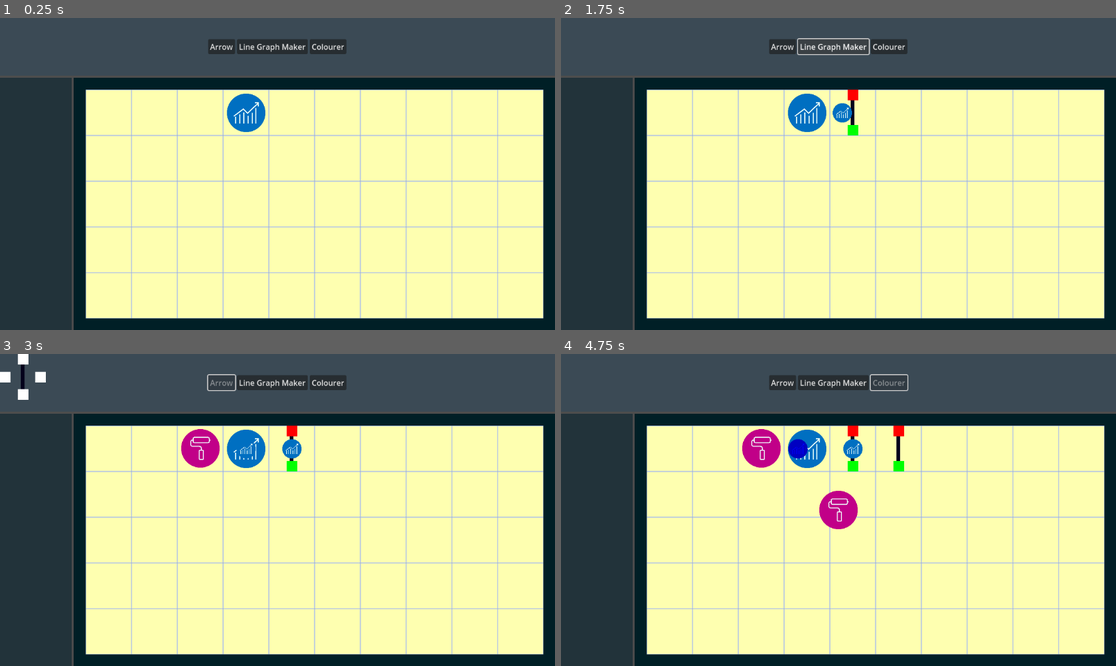
Above: before the commit, frames 1-4 (two rows, left to right).
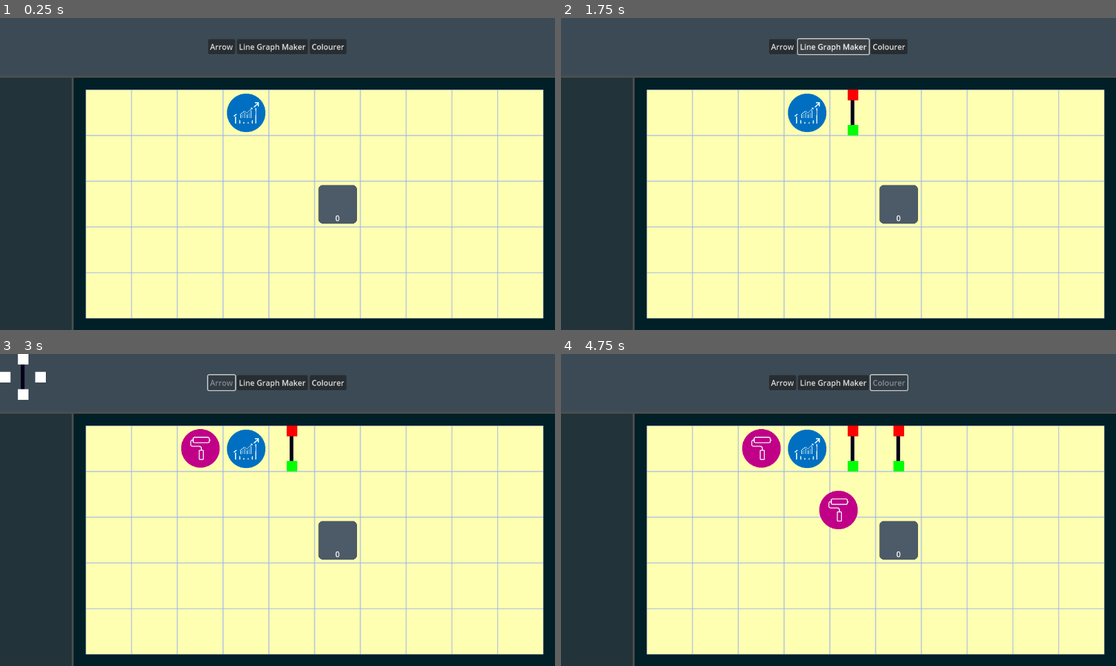
Above: after the commit, the same moments.

Repository: liamflannery/powerpoint_automation_game
Game: Godot game, scene res://scenes/main.tscn
Same seed, same stepped clock (60 frames per second), same inputs: the game is played once before the commit and once after it.
Inputs:
- Up to frame 1 (0.25 s): no input
- Up to frame 2 (1.75 s): click "Arrow" at 0.5 s; click "Line Graph Maker" at 1.25 s
- Up to frame 3 (3 s): click "Colourer" at 2 s; click "Arrow" at 2.75 s
- Up to frame 4 (4.75 s): click "Line Graph Maker" at 3.5 s; click "Colourer" at 4.25 s

The runs differ from the first frame. In frame 1, 0.9% of the frame differs, in the area x 42-65%, y 28-66%; in frame 2, 1.1%; in frame 3, 1.0%; in frame 4, 1.3%, in the area x 40-65%, y 27-66%.

Commit message:
fixed movemnt bugs

Diff:
--- a/scenes/elements/arrow.gd
+++ b/scenes/elements/arrow.gd
@@ -94,11 +94,11 @@
 		var tiles_feeding_into_this_tile : Array[Tile]
 		var tiles_recieving_from_this_tile : Array[Tile]
 		for i in adjacent_prediction.size():
-				if adjacent_prediction[i] and adjacent_prediction[i].element and adjacent_prediction[i].element is Arrow:
+				if adjacent_prediction[i] and adjacent_prediction[i].element:
 					if adjacent_prediction[i].element.sending_directions.front() == get_opposite_direction(i):
 						tiles_feeding_into_this_tile.append(adjacent_prediction[i])
 		for i in adjacent_prediction.size():
-				if adjacent_prediction[i] and adjacent_prediction[i].element and adjacent_prediction[i].element is Arrow:
+				if adjacent_prediction[i] and adjacent_prediction[i].element:
 					if adjacent_prediction[i].element.recieving_directions.front() == get_opposite_direction(i):
 						tiles_recieving_from_this_tile.append(adjacent_prediction[i])
 
--- a/scenes/elements/colourer.gd
+++ b/scenes/elements/colourer.gd
@@ -2,6 +2,7 @@
 class_name Colourer
 
 func activate_element():
-	if !resources.is_empty():
-		resources.front().set_colour(Color.BLUE)
+	element_activating = true
+	await get_tree().create_timer(2).timeout
+	if !queued_resources.is_empty(): queued_resources.back().set_colour(Color.BLUE)
 	super()
--- a/scenes/elements/element.gd
+++ b/scenes/elements/element.gd
@@ -2,8 +2,8 @@
 class_name Element
 signal placed
 @export var max_resources_stored : int = 1
-var resources : Array[GameResource]
-
+var queued_resources : Array[GameResource]
+var processed_resources : Array[GameResource]
 enum DIRECTION{
 	NORTH,
 	EAST,
@@ -60,6 +60,7 @@
 	placement_mode = false
 	placed.emit()
 
+
 var closest_tile : Tile
 func _input(event: InputEvent) -> void:
 	# Check if we're in placement mode (you'll need to define this condition based on your game state)
@@ -103,43 +104,73 @@
 	var rect = Rect2(global_position, size)
 	return rect.has_point(mouse_pos)
 
-
+var element_activating = false
 func activate_element():
-	var send_to : Array[Tile]
-	for facing_direction in sending_directions:
-		match facing_direction:
-			DIRECTION.NORTH:
-				if adjacent_tiles[0] and adjacent_tiles[0].element:
-					send_to.append(adjacent_tiles[0])
-			DIRECTION.EAST:
-				if adjacent_tiles[1] and adjacent_tiles[1].element:
-					send_to.append(adjacent_tiles[1])
-			DIRECTION.SOUTH:
-				if adjacent_tiles[2] and adjacent_tiles[2].element:
-					send_to.append(adjacent_tiles[2])
-			DIRECTION.WEST:
-				if adjacent_tiles[3] and adjacent_tiles[3].element:
-					send_to.append(adjacent_tiles[3])
-	for tile in send_to:
-		if tile and tile.element and tile.element.can_recieve_resource(self) and !resources.is_empty():
-			#if tile.element is not Arrow and self is not Arrow:
-				#continue
-			tile.element.send_resource(resources.pop_back())
-
-
-func send_resource(sent_resource : GameResource):
-	var movement_tween : Tween
+	element_activating = true
+	if !queued_resources.is_empty():
+		processed_resources.append(queued_resources.pop_back())
+	element_activating = false
+
+func _process(delta: float) -> void:
+
+
+	if !processed_resources.is_empty():
+		var send_to : Array[Tile]
+		for facing_direction in sending_directions:
+			match facing_direction:
+				DIRECTION.NORTH:
+					if adjacent_tiles[0] and adjacent_tiles[0].element and DIRECTION.SOUTH in adjacent_tiles[0].element.recieving_directions:
+						send_to.append(adjacent_tiles[0])
+				DIRECTION.EAST:
+					if adjacent_tiles[1] and adjacent_tiles[1].element and DIRECTION.WEST in adjacent_tiles[1].element.recieving_directions:
+						send_to.append(adjacent_tiles[1])
+				DIRECTION.SOUTH:
+					if adjacent_tiles[2] and adjacent_tiles[2].element and DIRECTION.NORTH in adjacent_tiles[2].element.recieving_directions:
+						send_to.append(adjacent_tiles[2])
+				DIRECTION.WEST:
+					if adjacent_tiles[3] and adjacent_tiles[3].element and DIRECTION.EAST in adjacent_tiles[3].element.recieving_directions:
+						send_to.append(adjacent_tiles[3])
+
+		for tile in send_to:
+			if tile and tile.element and tile.element.can_recieve_resource(self, processed_resources.back()) and !processed_resources.is_empty():
+				#if tile.element is not Arrow and self is not Arrow:
+					#continue
+				if tile.element.resource_sending:
+					continue
+				if !movement_tween or !movement_tween.is_running():
+					var sending_resource = processed_resources.back()
+					processed_resources.erase(sending_resource)
+					await tile.element.send_resource(sending_resource)
+
+	if _ready_to_activate():
+		await activate_element()
+
+func _ready_to_activate() -> bool:
+	return !queued_resources.is_empty() and !element_activating
+
+
+var movement_tween : Tween
+var resource_sending : bool = false
+func send_resource(sent_resource : GameResource, reactivate=true):
+	resource_sending = true
+	if movement_tween and movement_tween.is_running():
+		movement_tween.kill()
 	sent_resource.reparent(self)
-	resources.append(sent_resource)
 	movement_tween = create_tween()
 	movement_tween.tween_property(sent_resource, "global_position", global_position + size/2 - sent_resource.size/2, 0.3)
-
-func can_recieve_resource(sending_element : Element) -> bool:
+	queued_resources.append(sent_resource)
+	await movement_tween.finished
+	resource_sending = false
+
+func can_recieve_resource(sending_element : Element, sending_resource : GameResource=null) -> bool:
+	if sending_element is not Arrow and self is not Arrow:
+		return false
+
 	var direction_correct = false
 	for direction in recieving_directions:
 		if sending_element.sending_directions.map(func(dir): return get_opposite_direction(dir)).has(direction):
 			direction_correct = true
-	return resources.size() < max_resources_stored and direction_correct
+	return queued_resources.size() < max_resources_stored and processed_resources.size() < max_resources_stored and direction_correct
 
 
 var previous_directions : Array[Array]
--- a/scenes/elements/graph_producer.gd
+++ b/scenes/elements/graph_producer.gd
@@ -2,11 +2,17 @@
 class_name Producer
 @export var producing_resource : PackedScene
 
+func _ready() -> void:
+	activate_element()
 
 func activate_element():
+	element_activating = true
 	if !producing_resource: return
-	if resources.size() < max_resources_stored:
+	if queued_resources.size() < max_resources_stored:
 		var new_resource : GameResource = producing_resource.instantiate()
 		add_child(new_resource)
-		resources.append(new_resource)
+		queued_resources.append(new_resource)
 	super()
+
+func _ready_to_activate() -> bool:
+	return !element_activating and queued_resources.is_empty() and processed_resources.is_empty()
--- /dev/null
+++ b/scenes/elements/target.gd
@@ -0,0 +1,36 @@
+extends Element
+class_name Target
+@export var resource_counter : Label
+
+var target_resource : GameResource
+var counter : int = 0:
+	set(value):
+		counter = value
+		resource_counter.text = str(value)
+func _ready() -> void:
+	target_resource = GameResource.new()
+	target_resource.set_colour(Color.BLUE)
+
+func can_recieve_resource(sending_element : Element, sending_resource : GameResource=null) -> bool:
+	if !sending_element or !sending_resource:
+		return false
+	if !sending_resource.resource_equal_to(target_resource):
+		return false
+	return super(sending_element, sending_resource)
+
+func activate_element():
+	element_activating = true
+	var all_resources = processed_resources + queued_resources
+	if movement_tween.is_running():
+		await movement_tween.finished
+	if !all_resources.is_empty():
+		for resource in all_resources:
+			if !resource:
+				continue
+			if resource.resource_equal_to(target_resource):
+				all_resources.pop_back().queue_free()
+				processed_resources.erase(resource)
+				queued_resources.erase(resource)
+				all_resources.erase(resource)
+				counter += 1
+	element_activating = false
--- /dev/null
+++ b/scenes/elements/target.tscn
@@ -0,0 +1,40 @@
+[gd_scene load_steps=3 format=3 uid="uid://ds5uf2qsne31v"]
+
+[ext_resource type="Texture2D" uid="uid://coa87tsugofly" path="res://assets/target.png" id="1_trwdl"]
+[ext_resource type="Script" uid="uid://bycy7jllq3rrv" path="res://scenes/elements/target.gd" id="2_trwdl"]
+
+[node name="target" type="TextureRect" node_paths=PackedStringArray("resource_counter")]
+custom_minimum_size = Vector2(80, 80)
+anchors_preset = 8
+anchor_left = 0.5
+anchor_top = 0.5
+anchor_right = 0.5
+anchor_bottom = 0.5
+offset_left = -40.0
+offset_top = -40.0
+offset_right = 40.0
+offset_bottom = 40.0
+grow_horizontal = 2
+grow_vertical = 2
+texture = ExtResource("1_trwdl")
+expand_mode = 1
+stretch_mode = 5
+script = ExtResource("2_trwdl")
+resource_counter = NodePath("counter")
+max_resources_stored = 7
+recieving_directions = Array[int]([0, 1, 2, 3])
+
+[node name="counter" type="Label" parent="."]
+layout_mode = 1
+anchors_preset = 7
+anchor_left = 0.5
+anchor_top = 1.0
+anchor_right = 0.5
+anchor_bottom = 1.0
+offset_left = -20.0
+offset_top = -23.0
+offset_right = 20.0
+grow_horizontal = 2
+grow_vertical = 0
+text = "0"
+horizontal_alignment = 1
--- a/scenes/game resources/game_resource.gd
+++ b/scenes/game resources/game_resource.gd
@@ -1,6 +1,14 @@
 extends Control
 class_name GameResource
+
+var resource_colour : Color
+
+
 
 func set_colour(colour : Color):
 	modulate = colour
 	self_modulate = colour
+	resource_colour = colour
+
+func resource_equal_to(target_resource : GameResource) -> bool:
+	return target_resource.resource_colour == resource_colour
--- a/scenes/main.tscn
+++ b/scenes/main.tscn
@@ -6,6 +6,7 @@
 [ext_resource type="Script" uid="uid://c2p5oqy7wp8yd" path="res://scenes/create_element_button.gd" id="2_tbgi4"]
 [ext_resource type="PackedScene" uid="uid://bo3xftlp833rm" path="res://scenes/elements/graph_producer.tscn" id="3_sugp2"]
 [ext_resource type="PackedScene" uid="uid://d15xhe2njxijv" path="res://scenes/elements/colourer.tscn" id="4_tefeu"]
+[ext_resource type="PackedScene" uid="uid://ds5uf2qsne31v" path="res://scenes/elements/target.tscn" id="7_o6xl0"]
 
 [node name="main" type="Control" node_paths=PackedStringArray("tile_grid")]
 layout_mode = 3
@@ -181,6 +182,7 @@
 
 [node name="tile26" parent="VBoxContainer/HBoxContainer/ColorRect2/GridContainer" instance=ExtResource("1_ig7tw")]
 layout_mode = 2
+starting_element = ExtResource("7_o6xl0")
 
 [node name="tile27" parent="VBoxContainer/HBoxContainer/ColorRect2/GridContainer" instance=ExtResource("1_ig7tw")]
 layout_mode = 2
--- a/scenes/tile.gd
+++ b/scenes/tile.gd
@@ -17,10 +17,10 @@
 	element.element_placed(self)
 
 
-var timer : float
-func _process(delta: float) -> void:
-	timer += delta + randf() * 0.01
-	if timer >= 1:
-		timer = 0
-		if element:
-			element.activate_element()
+#var timer : float
+#func _process(delta: float) -> void:
+	#timer += delta + randf() * 0.001
+	#if timer >= 1:
+		#timer = 0
+		#if element:
+			#element.activate_element()
Binary file added: assets/target.png
Not shown, added: assets/target.png.import
Not shown, added: scenes/elements/target.gd.uid
Not shown: 1 places in scenes/main.tscn that only renumber resources
